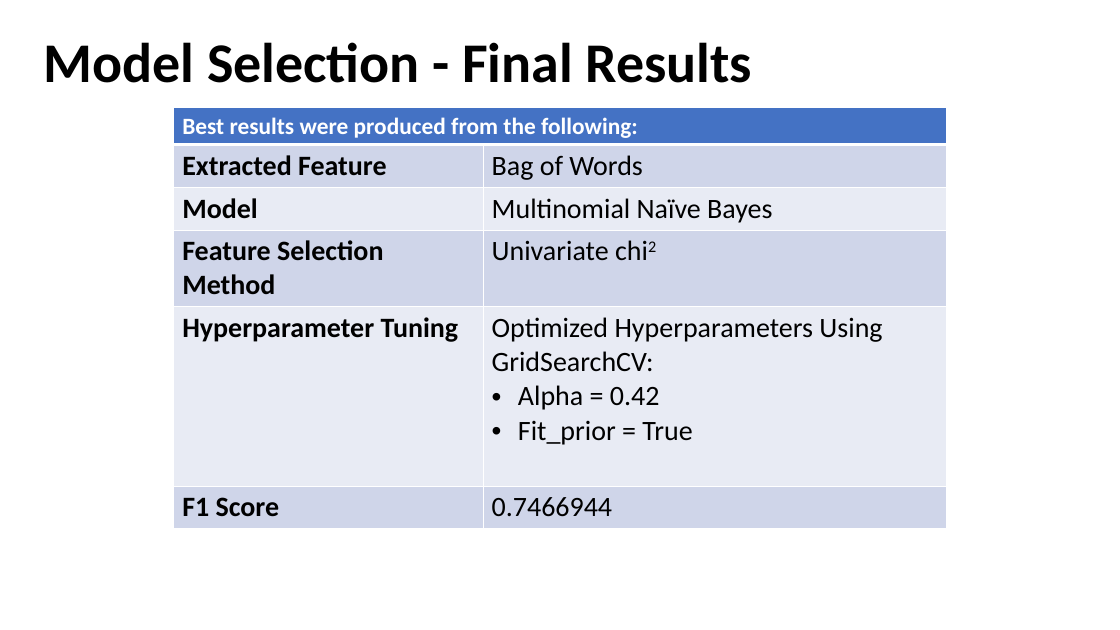
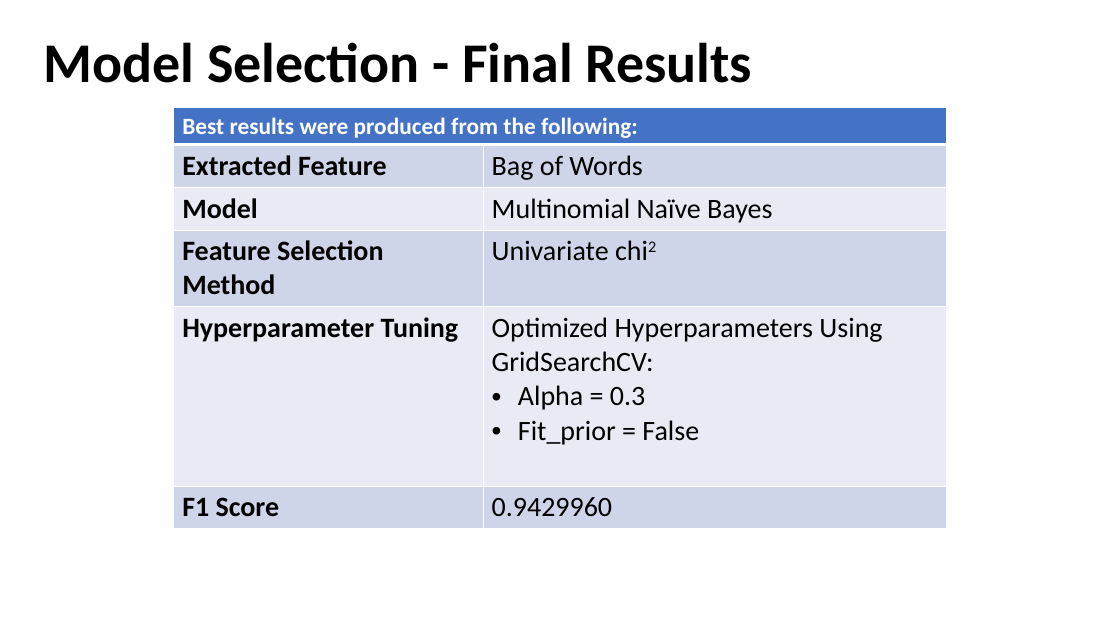
Before and after one commit to CSML1010-3-2020/NLPCourseProject, a slide deck: slide 21 of Milestone02.pptx (slide 19 before the commit). Drawn at 1120x630 pixels with LibreOffice and Linux fonts; fonts in the diff are those of the drawing. Boxes give left, top, right and bottom in pixels: in the first picture for what was removed or moved away, otherwise in the second. Text is boxed around its words. In the diff, an @@ line names an element or a change of style, - is before the commit and + after.

```diff
--- a/Milestone02.pptx
+++ b/Milestone02.pptx
@@ table at <box>174,108,946,522</box> @@
-row 5, column 2: Optimized Hyperparameters Using GridSearchCV: / Alpha = 0.42 / Fit_prior = True
+row 5, column 2: Optimized Hyperparameters Using GridSearchCV: / Alpha = 0.3 / Fit_prior = False
-row 6, column 2: 0.7466944
+row 6, column 2: 0.9429960
```
Also in this commit, not shown: 13 other slides changed, 2 slides added.
